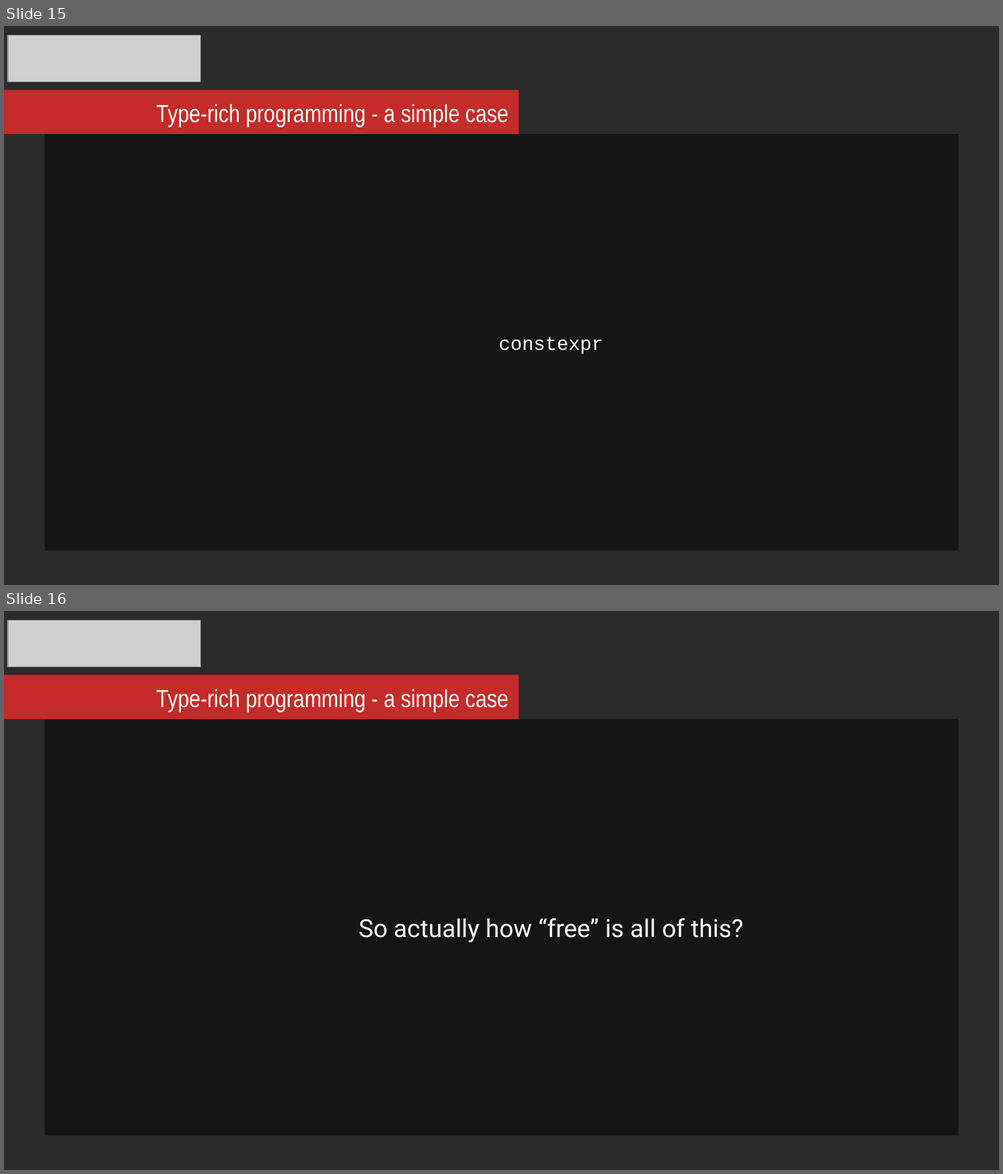
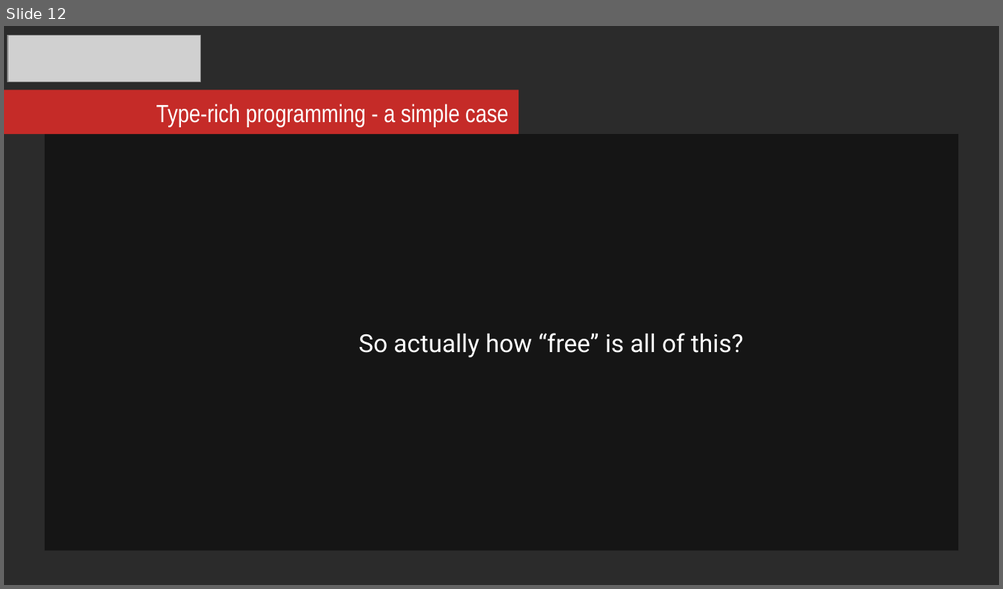
Before and after one commit to mikosz/type-safety, a slide deck: ask-not-what-you-can-do-for-the-compiler.odp. Shown one above the other, each under a label of ours: slides 15 and 16 before the commit, slide 12 after it. The pictures are 1003x1174 and 1003x589 pixels, drawn with LibreOffice and Linux fonts; fonts in the diff are those of the drawing; grey boxes stand for pictures; background and template pictures are left out; a plain dark background stands for a picture behind light text. Boxes give left, top, right and bottom in pixels: in the first picture for what was removed or moved away, otherwise in the second. Text is boxed around its words. In the diff, an @@ line names an element or a change of style, - is before the commit and + after.

```diff
--- a/ask-not-what-you-can-do-for-the-compiler.odp
+++ b/ask-not-what-you-can-do-for-the-compiler.odp
@@ slide 15 removed at (4, 26, 999, 585), background picture (left out) @@
@@ picture removed at (8, 35, 201, 82) @@
@@ rectangle removed at (4, 90, 518, 133) @@
@@ text removed at (156, 104, 508, 127) @@
-Type-rich programming - a simple case
@@ rectangle removed at (45, 134, 958, 551) @@
-constexpr
@@ what was slide 16 is now slide 12 @@
```
Also in this commit, not shown: 5 slides changed, 1 slide added, 4 other slides removed.
